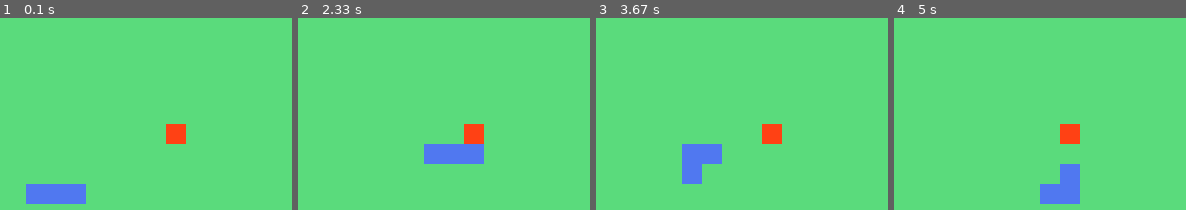
Above: before the commit, frames 1-4 (left to right).
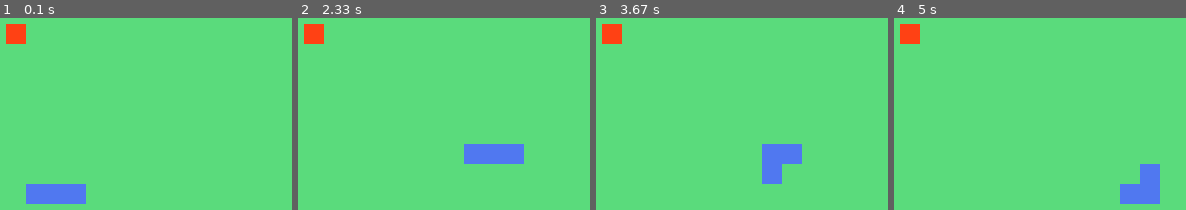
Above: after the commit, the same moments.

Repository: ChompChompDead/snake-in-pygame
Game: pygame game, started from main.py
Two runs of this game, one before a commit and one after it. Both use one fixed random seed, a clock stepped at 60 frames per second and the inputs below.
Inputs:
- Up to frame 1 (0.1 s): no input
- Up to frame 2 (2.33 s): hold D 0.33-0.8 s; hold W 0.83-1.3 s; hold D 1.33-1.8 s; hold A from 1.83 s (still down)
- Up to frame 3 (3.67 s): release A at 2.37 s; hold S 2.4-2.7 s; hold A 2.73-3.13 s; hold W 3.17-3.53 s; hold D from 3.57 s (still down)
- Up to frame 4 (5 s): release D at 4.2 s; hold S 4.23-4.6 s; hold A from 4.63 s (still down)

The runs differ from the first frame. In frame 1, 1.4% of the frame differs, in the area x 2-64%, y 3-66%; in frame 2, 4.3%; in frame 3, 5.7%, in the area x 2-71%, y 3-87%; in frame 4, 5.7%.

Commit message:
Added stuff xd

Diff:
--- a/main.py
+++ b/main.py
@@ -9,6 +9,7 @@
     def __init__(self):
         self.movementDirection = Vector2(1, 0)
         self.snake = [Vector2(5, 10), Vector2(6, 10), Vector2(7, 10)]
+        self.expanding = False
 
     def createSnake(self):
         for block in self.snake:
@@ -18,9 +19,19 @@
             pygame.draw.rect(screen, (80,120,240), snakeBlock)
 
     def moveSnake(self):
-        snakeClone = self.snake[:-1]
-        snakeClone.insert(0, snakeClone[0] + self.movementDirection)
-        self.snake = snakeClone
+        if self.expanding == True:
+            snakeClone = self.snake[:]
+            snakeClone.insert(0, snakeClone[0] + self.movementDirection)
+            self.snake = snakeClone
+            self.expanding = False
+        else:
+            snakeClone = self.snake[:-1]
+            snakeClone.insert(0, snakeClone[0] + self.movementDirection)
+            self.snake = snakeClone
+
+    def expand(self):
+        self.expanding = True
+
 #fruit class
 class Fruit:
     def __init__(self):
@@ -32,6 +43,20 @@
         fruitShape = pygame.Rect(int(self.position.x * cellSize), int(self.position.y * cellSize), cellSize, cellSize)
         pygame.draw.rect(screen, (255,65,20), fruitShape)
 
+#main class
+class Main:
+    def __init__(self):
+        self.snake = Snake()
+        self.fruit = Fruit()
+
+    def update(self):
+        self.snake.moveSnake()
+        self.checkCollision()
+
+    def checkCollision(self):
+        if self.snake.snake[0] == self.fruit.position:
+            self.snake.expand()
+
 # variables
 cellSize = 20
 cellAmount = 20
@@ -40,9 +65,7 @@
 screen = pygame.display.set_mode((cellAmount * cellSize, cellAmount * cellSize))
 screenUpdate = pygame.USEREVENT
 pygame.time.set_timer(screenUpdate, 200)
-fruit = Fruit()
-snake = Snake()
-
+main = Main()
 # title
 pygame.display.set_caption("Snake")
 
@@ -53,19 +76,23 @@
             pygame.quit()
             sys.exit()
         if event.type == screenUpdate:
-            snake.moveSnake()
+            main.update()
         if event.type == pygame.KEYDOWN:
             if event.key == pygame.K_w:
-                snake.movementDirection = Vector2(0, -1)
+                if main.snake.movementDirection.y != 1:
+                    main.snake.movementDirection = Vector2(0, -1)
             if event.key == pygame.K_a:
-                snake.movementDirection = Vector2(-1, 0)
+                if main.snake.movementDirection.x != 1:
+                    main.snake.movementDirection = Vector2(-1, 0)
             if event.key == pygame.K_s:
-                snake.movementDirection = Vector2(0, 1)
+                if main.snake.movementDirection.y != -1:
+                    main.snake.movementDirection = Vector2(0, 1)
             if event.key == pygame.K_d:
-                snake.movementDirection = Vector2(1, 0)
+                if main.snake.movementDirection.x != -1:
+                    main.snake.movementDirection = Vector2(1, 0)
 
     screen.fill((90, 219, 124))
-    fruit.createFruit()
-    snake.createSnake()
+    main.fruit.createFruit()
+    main.snake.createSnake()
     pygame.display.update()
     clock.tick(maxFPS)
